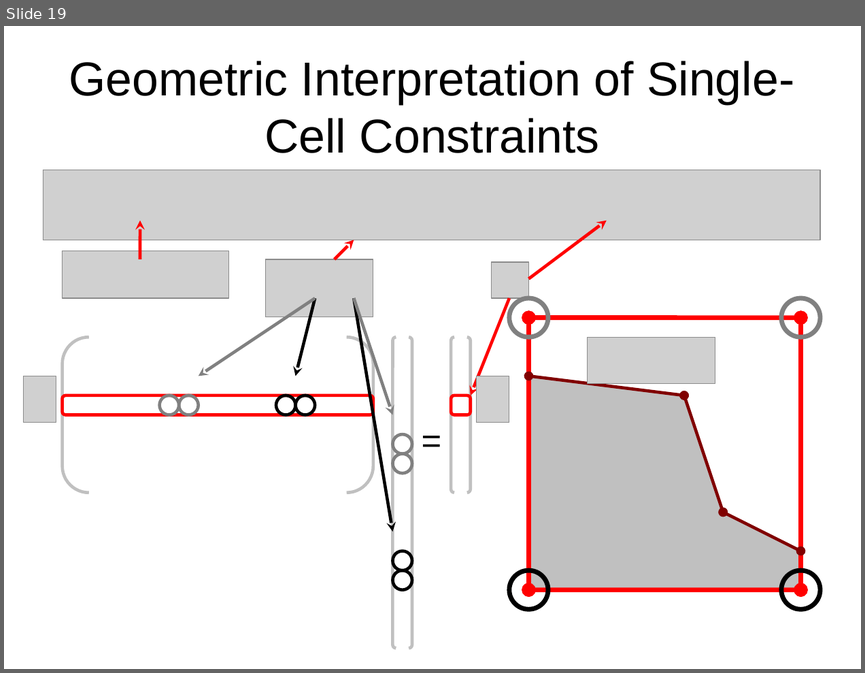
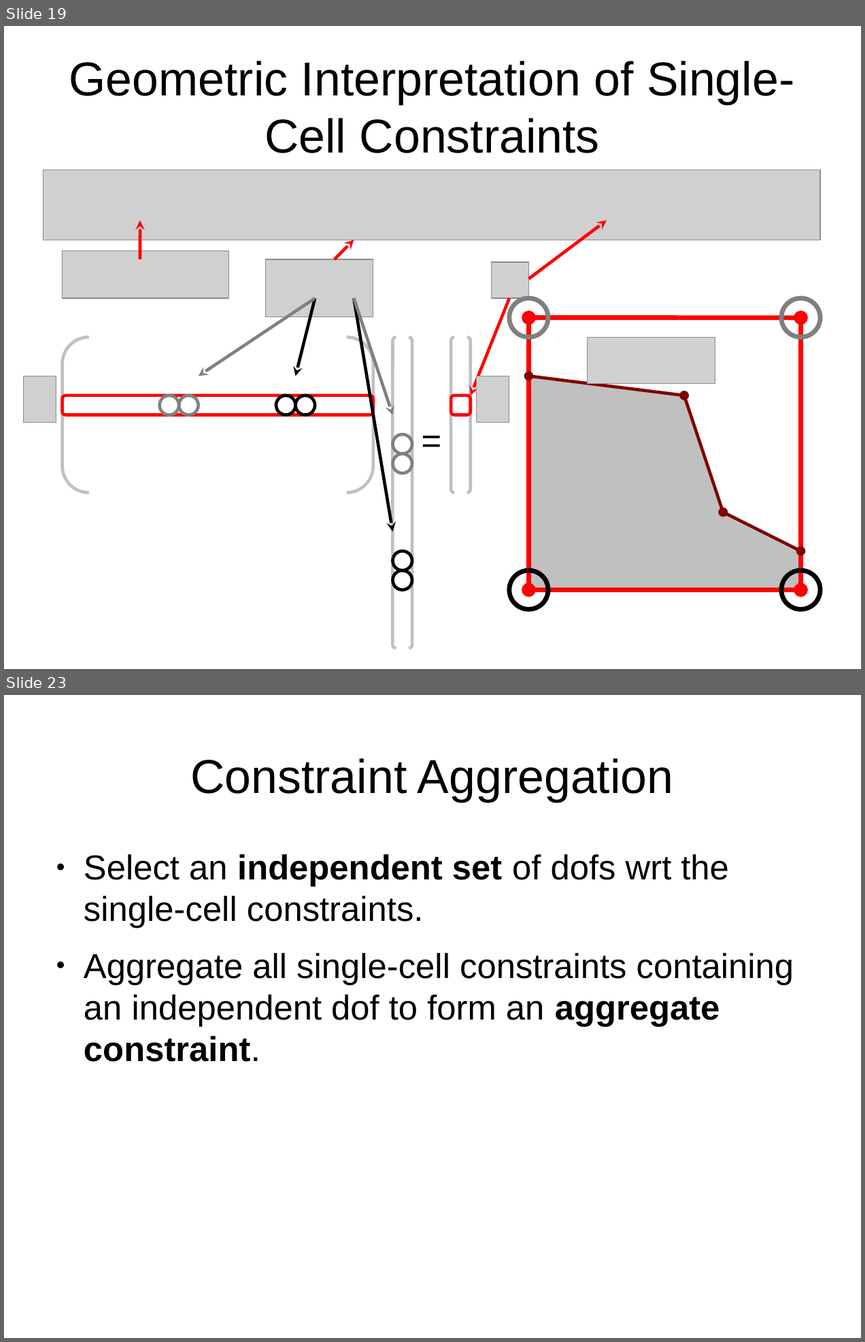
Before and after one commit to jhellrung/documents, a slide deck: presentations/sandia.2011.11.08/slides.odp. Shown one above the other, each under a label of ours: slide 19 before the commit, slides 19 and 23 after it; the slides between them are not shown. The pictures are 865x673 and 865x1342 pixels, drawn with LibreOffice and Linux fonts; fonts in the diff are those of the drawing; grey boxes stand for pictures. Boxes give left, top, right and bottom in pixels: in the first picture for what was removed or moved away, otherwise in the second. Text is boxed around its words. In the diff, an @@ line names an element or a change of style, - is before the commit and + after.

```diff
--- a/presentations/sandia.2011.11.08/slides.odp
+++ b/presentations/sandia.2011.11.08/slides.odp
@@ slide 23 added at (4, 695, 861, 1338), background #FFFFFF @@
@@ title added at (190, 758, 673, 802), 44 pt, text #000000 @@
+Constraint Aggregation
@@ text added at (84, 854, 794, 1062), 32 pt, text #000000 @@
+● Select an independent set of dofs wrt the single-cell constraints.
+● Aggregate all single-cell constraints containing an independent dof to form an aggregate constraint.
```
Also in this commit, not shown: 3 slides changed, 2 other slides added.
